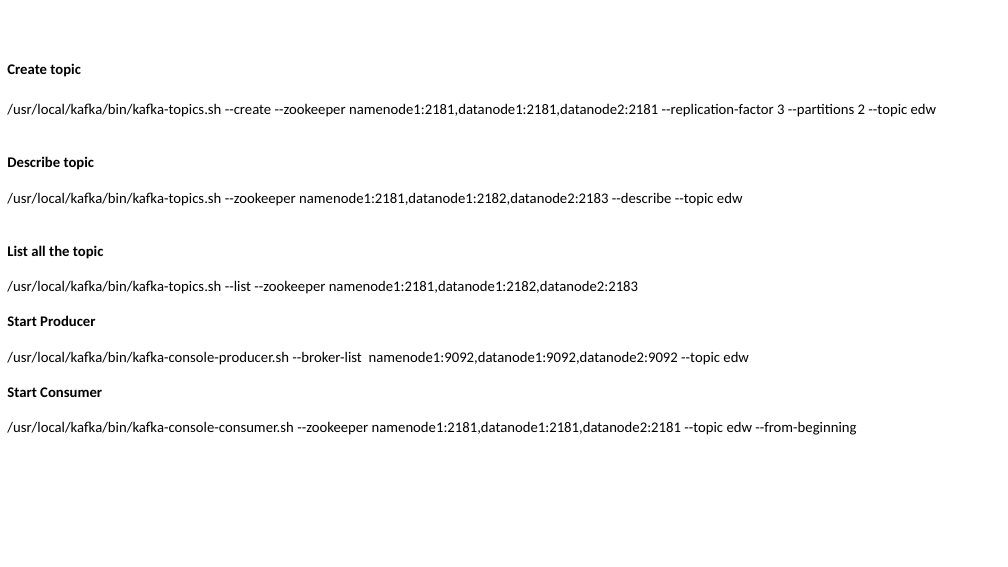
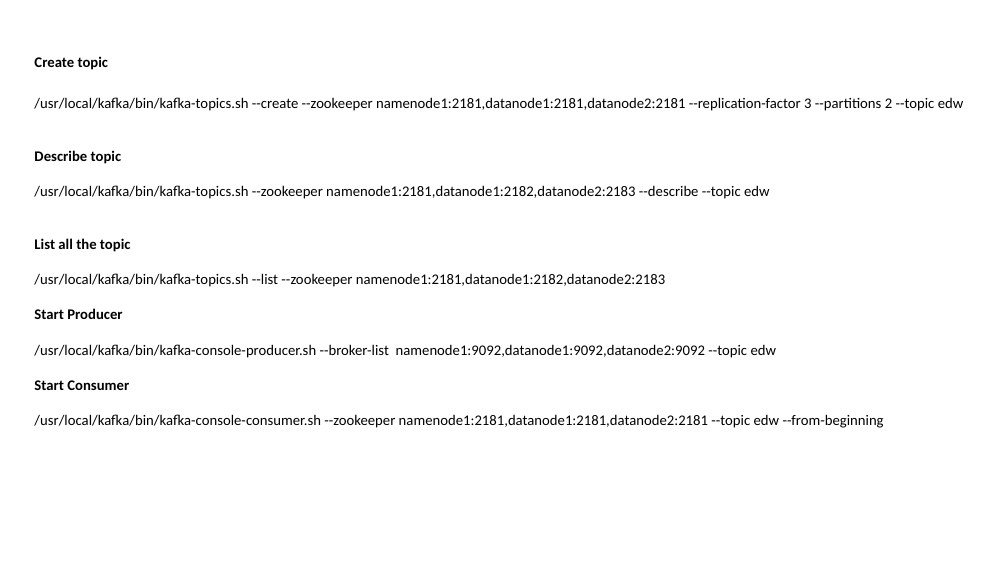
Before and after one commit to aashmishra/Bigdata_ppt, a slide deck: slide 10 of kafka.pptx. Drawn at 1008x567 pixels with LibreOffice and Linux fonts; fonts in the diff are those of the drawing. Boxes give left, top, right and bottom in pixels: in the first picture for what was removed or moved away, otherwise in the second. Text is boxed around its words. In the diff, an @@ line names an element or a change of style, - is before the commit and + after.

```diff
--- a/kafka.pptx
+++ b/kafka.pptx
@@ text "Create topic": place and size @@
-text "Create topic" at <box>7,63,937,435</box>
+text "Create topic" at <box>34,56,964,428</box>
```
Also in this commit, not shown: 7 other slides changed, 1 slide added, 1 slide removed.
